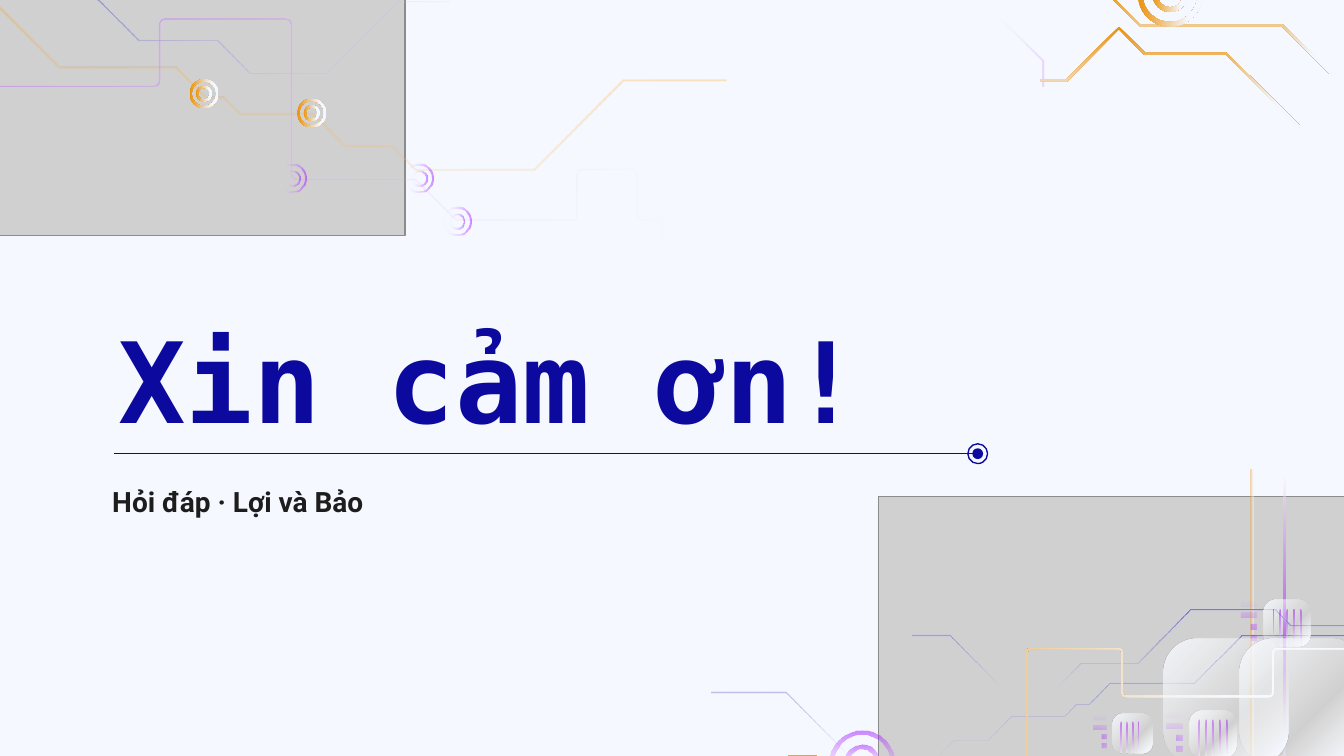
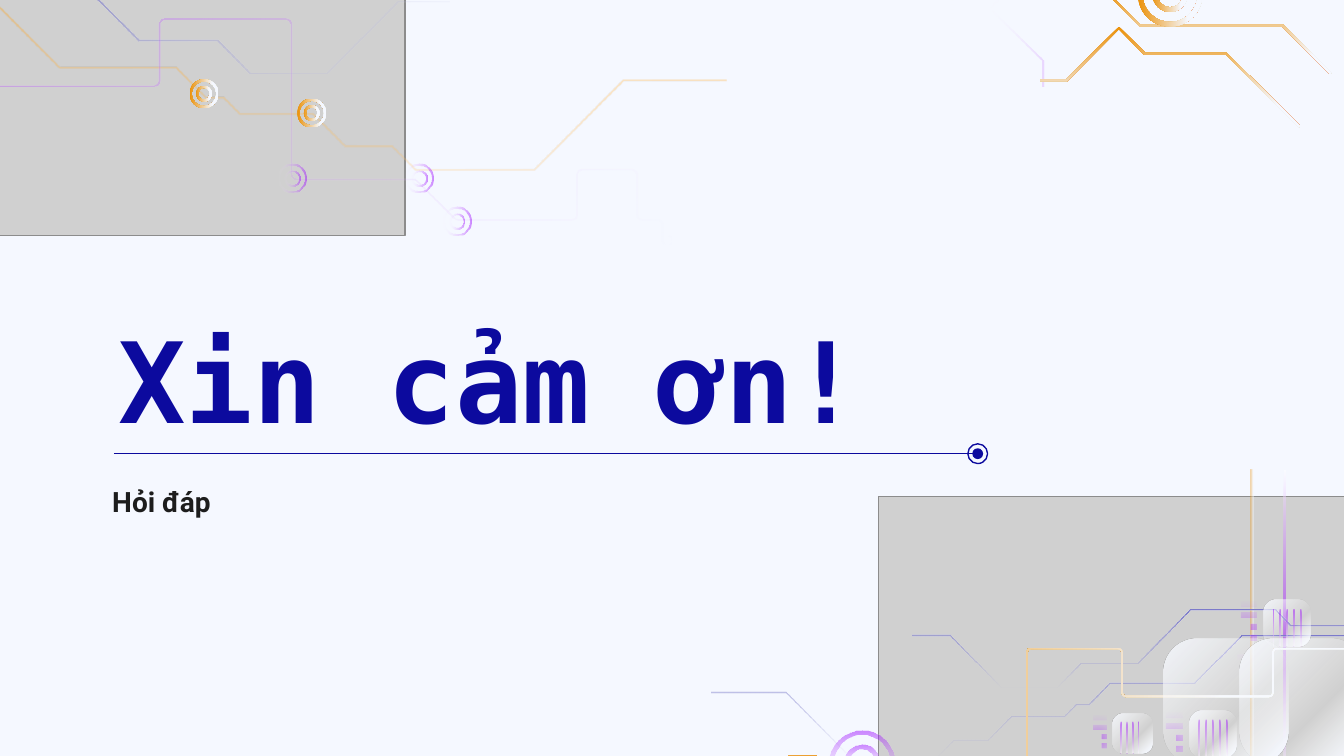
Before and after one commit to doanan293/vipharmind-ai-sdlc-study, a slide deck: slide 26 of docs/presentation/vipharmind-slides.pptx. Drawn at 1344x756 pixels with LibreOffice and Linux fonts; fonts in the diff are those of the drawing; grey boxes stand for pictures. Boxes give left, top, right and bottom in pixels: in the first picture for what was removed or moved away, otherwise in the second. Text is boxed around its words. In the diff, an @@ line names an element or a change of style, - is before the commit and + after.

```diff
--- a/docs/presentation/vipharmind-slides.pptx
+++ b/docs/presentation/vipharmind-slides.pptx
@@ text at <box>112,489,210,518</box>: text changed @@
-Hỏi đáp · Lợi và Bảo
+Hỏi đáp
```
Also in this commit, not shown: 9 other slides changed, 5 other files.
